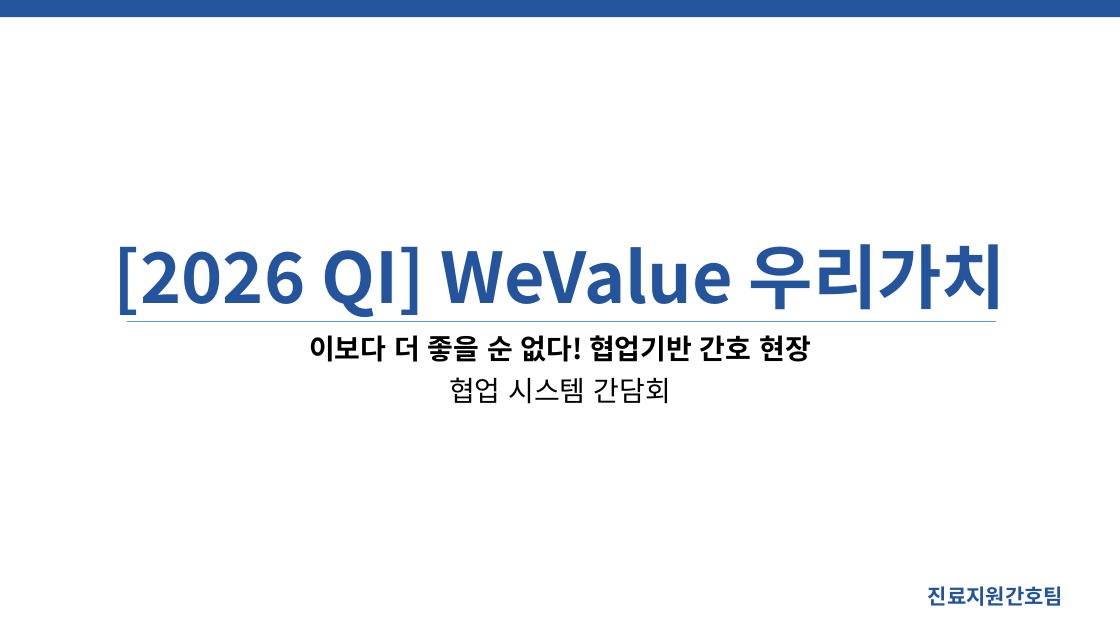
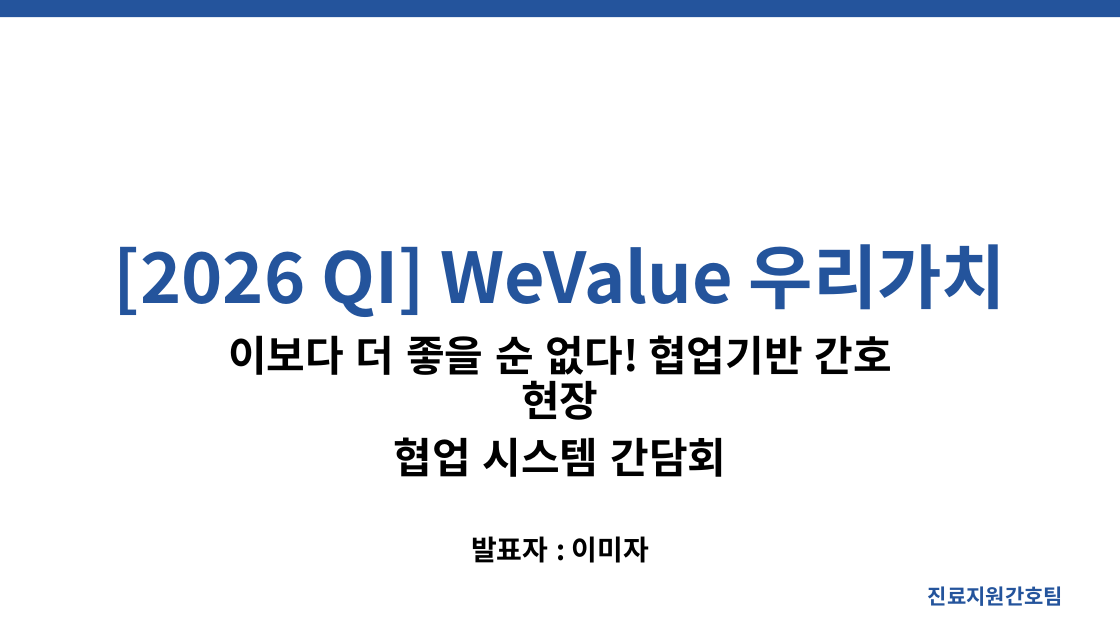
Before and after one commit to SCHCAQI/2026-QI, a slide deck: slide 1 of documents/3.7 병동 간담회 진료지원간호팀 2026 QI.pptx. Drawn at 1120x630 pixels with LibreOffice and Linux fonts; fonts in the diff are those of the drawing; background and template pictures are left out. Boxes give left, top, right and bottom in pixels: in the first picture for what was removed or moved away, otherwise in the second. Text is boxed around its words. In the diff, an @@ line names an element or a change of style, - is before the commit and + after.

```diff
--- a/documents/3.7 병동 간담회 진료지원간호팀 2026 QI.pptx
+++ b/documents/3.7 병동 간담회 진료지원간호팀 2026 QI.pptx
@@ line removed from (127, 322) to (996, 322) @@
@@ subtitle "이보다 더 좋을 순 없다! ...": place and size @@
-subtitle "이보다 더 좋을 순 없다! ..." at bbox=[309, 335, 811, 404]
+subtitle "이보다 더 좋을 순 없다! ..." at bbox=[228, 335, 891, 563]
@@ subtitle at bbox=[228, 335, 891, 477]: size 24 to 36 pt in "이보다 더 좋을 순 없다! 협업기반 간호 ...", "협업 시스템 간담회"; bold on in "협업 시스템 간담회" @@
@@ subtitle at bbox=[471, 536, 649, 563]: paragraph added @@
+발표자 : 이미자
```
